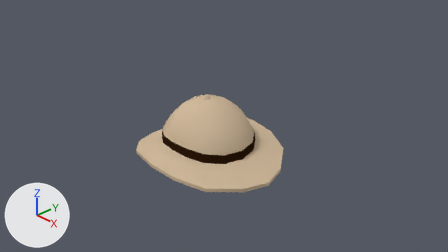
Before and after pictures for a commit that changed the Blender file 3D Assets/pithhelmet.blend.
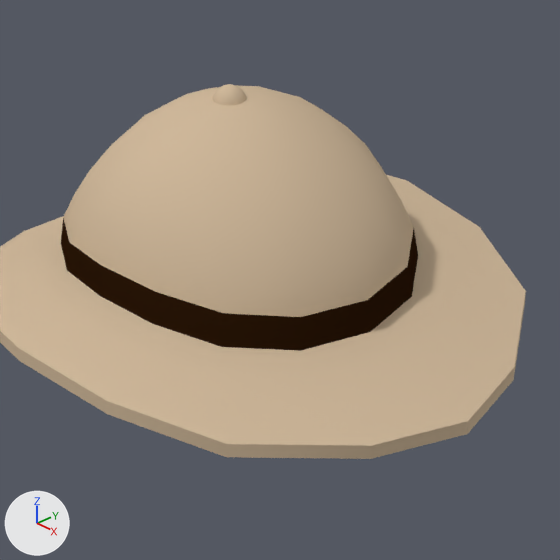
Each version appears first from the file's camera 'Camera', and next in a close-up on the part from 33% to 65% of the width and 29% to 87% of the height. Every picture has the same lights, and +X, +Y and +Z are marked at lower left.

Names of what the first close-up shows: '0_helmet'.
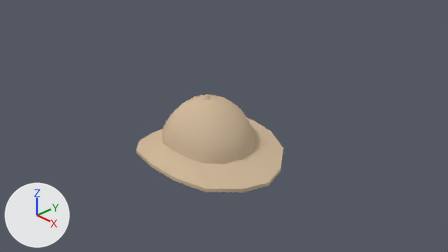
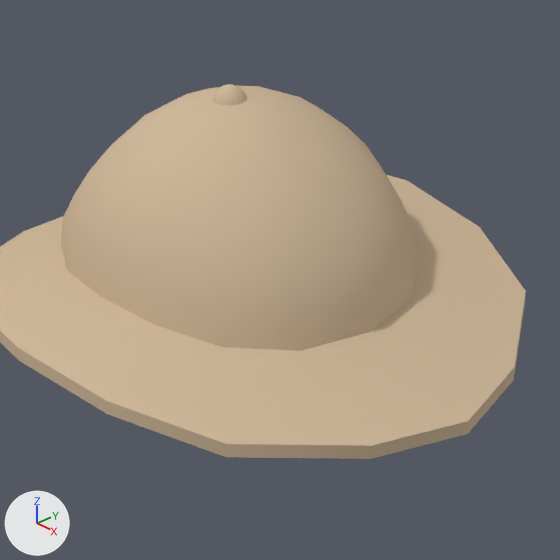
Boxes [x1, y1, x2, y2] around the edits, measured in the close-ups (560 x 560 px):
part 1 of me_sphere, recoloured (black to beige): [61, 219, 418, 351] in both

The change, as a diff of the scene's bpy script:
```diff
--- a/3D Assets/pithhelmet.blend.py
+++ b/3D Assets/pithhelmet.blend.py
@@ me_sphere @@
 me_sphere.from_pydata(...)  # 486 vertices, 464 faces; spans x -1.53..1.91, y -1.55..1.55, z -0.27..1.18
 # used by ob_0_helmet; location = (0.0, 0.0, 0.0)
+# me_sphere part 1: all 16 faces that had it switch from mat_0_band (black #2b1808) to mat_0_helmet (beige #d0b99b)
```
